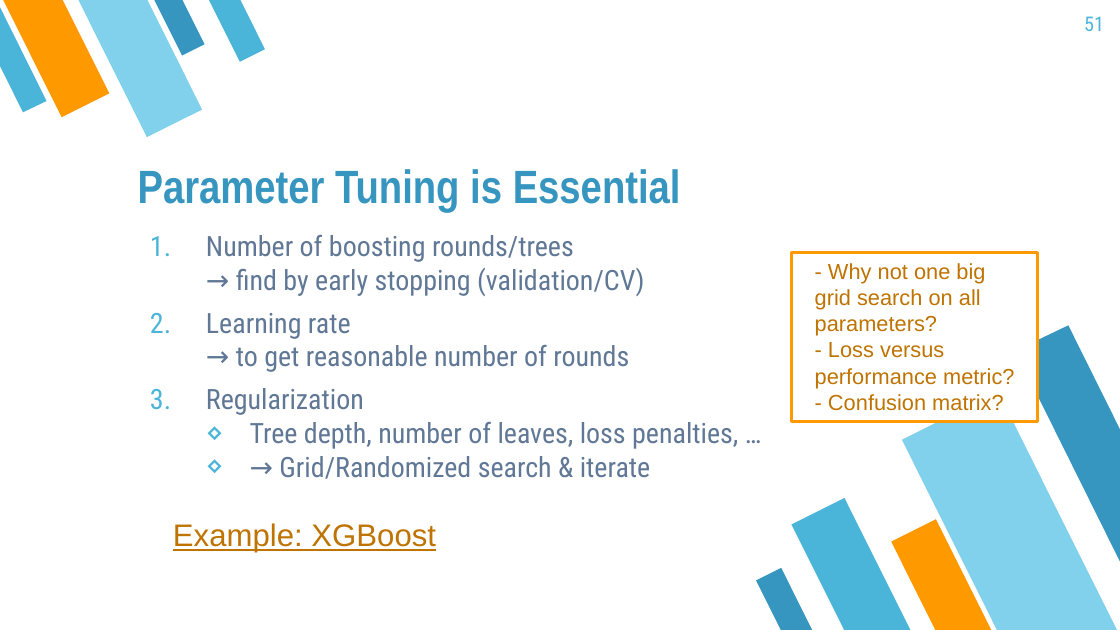
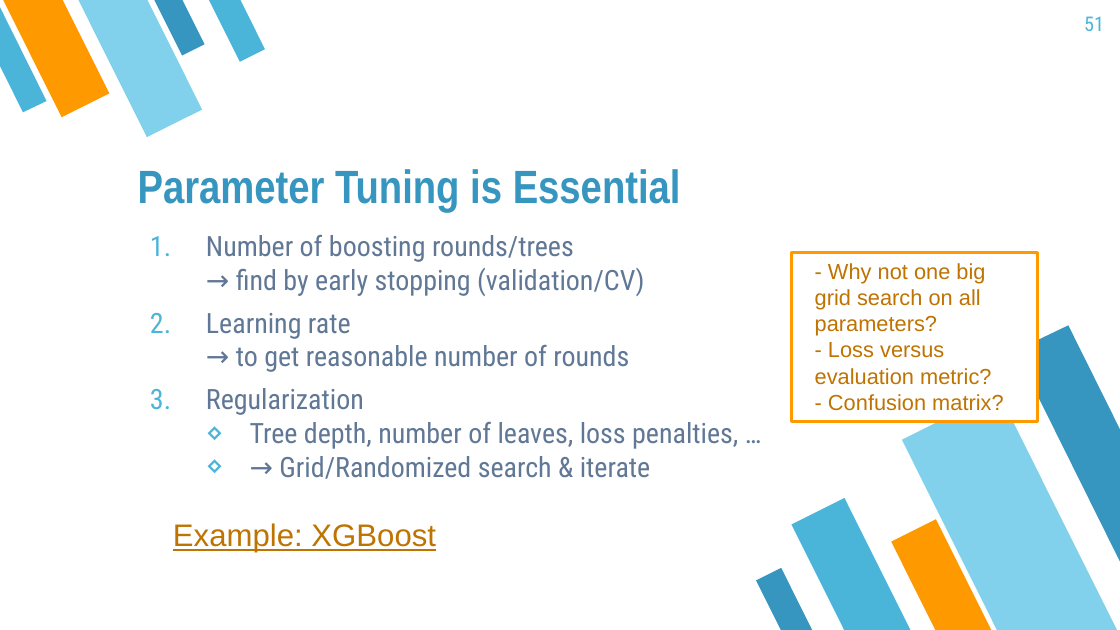
Before and after one commit to mayer79/ml_lecture, a slide deck: slide 51 of slides/ML_Lecture.pptx. Drawn at 1120x630 pixels with LibreOffice and Linux fonts; fonts in the diff are those of the drawing. Boxes give left, top, right and bottom in pixels: in the first picture for what was removed or moved away, otherwise in the second. Text is boxed around its words. In the diff, an @@ line names an element or a change of style, - is before the commit and + after.

Commit message:
fix term loss in Chapter Tree

```diff
--- a/slides/ML_Lecture.pptx
+++ b/slides/ML_Lecture.pptx
@@ text in rectangle at [815, 342, 991, 385]: text changed @@
-- Loss versus performance metric?
+- Loss versus evaluation metric?
```
Also in this commit, not shown: 1 other slide changed, 4 other files.
